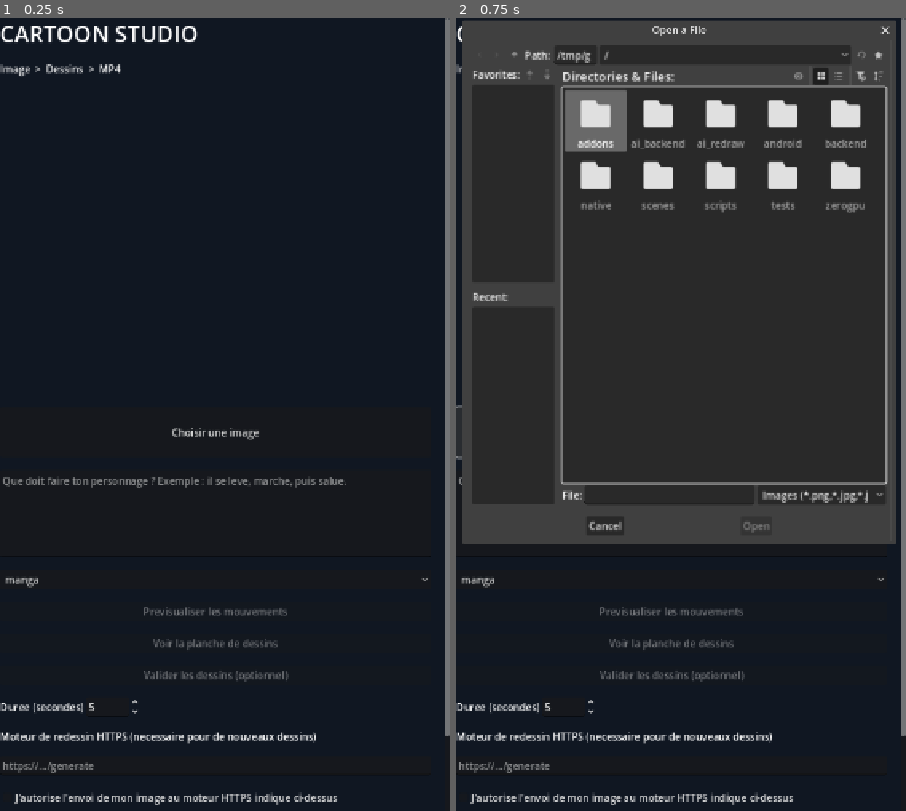
Above: before the commit, frames 1-2 (left to right).
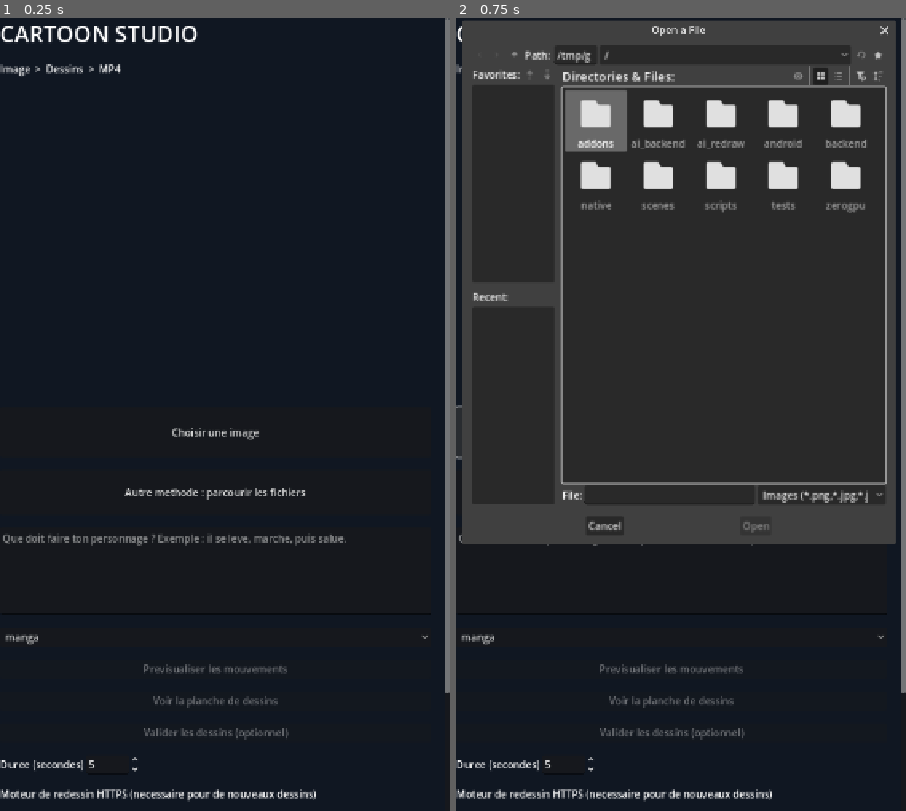
Above: after the commit, the same moments.

Repository: ericjamesempere-stack/MobileI2V-Xiaomi-
Game: Godot game, scene res://scenes/main.tscn
Two runs of this game, one before a commit and one after it. Both use one fixed random seed, a clock stepped at 60 frames per second and the inputs below.
Inputs:
- Up to frame 1 (0.25 s): no input
- Up to frame 2 (0.75 s): click "Choisir une image" at 0.5 s

The runs differ from the first frame. In frame 1, 3.7% of the frame differs, in the area x 0-100%, y 57-100%; in frame 2, 3.0%.

Commit message:
Add independent Godot filesystem photo picker fallback for broken Android activity result callback

Diff:
--- a/scripts/cartoon_studio.gd
+++ b/scripts/cartoon_studio.gd
@@ -57,6 +57,15 @@
     import_button.custom_minimum_size.y = 80
     import_button.pressed.connect(_choose_image)
     panel.add_child(import_button)
+    var alternate_import := Button.new()
+    alternate_import.text = "Autre methode : parcourir les fichiers"
+    alternate_import.custom_minimum_size.y = 72
+    alternate_import.pressed.connect(func():
+        native_picker_pending = false
+        status.text = "Selectionne une image via le selecteur de fichiers alternatif."
+        picker.popup_centered_ratio(0.95)
+    )
+    panel.add_child(alternate_import)
     prompt = TextEdit.new()
     prompt.placeholder_text = "Que doit faire ton personnage ? Exemple : il se leve, marche, puis salue."
     prompt.custom_minimum_size.y = 140
@@ -111,7 +120,7 @@
     picker = FileDialog.new()
     picker.access = FileDialog.ACCESS_FILESYSTEM
     picker.file_mode = FileDialog.FILE_MODE_OPEN_FILE
-    picker.use_native_dialog = true
+    picker.use_native_dialog = false
     picker.filters = PackedStringArray(["*.png,*.jpg,*.jpeg,*.webp ; Images"])
     picker.file_selected.connect(_image_selected)
     picker.canceled.connect(func(): status.text = "Selection annulee. Choisis une photo dans Images ou Telechargements.")
@@ -354,7 +363,7 @@
         native_picker_wait_seconds += delta
         if native_picker_wait_seconds > 15.0:
             native_picker_pending = false
-            status.text = "Import bloque : aucune reponse du selecteur Android. Le retour de photo ne parvient pas au moteur. "
+            status.text = "Le selecteur Android ne renvoie pas la photo. Utilise Autre methode : parcourir les fichiers."
             return
         var native: Object = Engine.get_singleton("MP4Exporter")
         var path: String = str(native.call("take_selected_image_path"))
